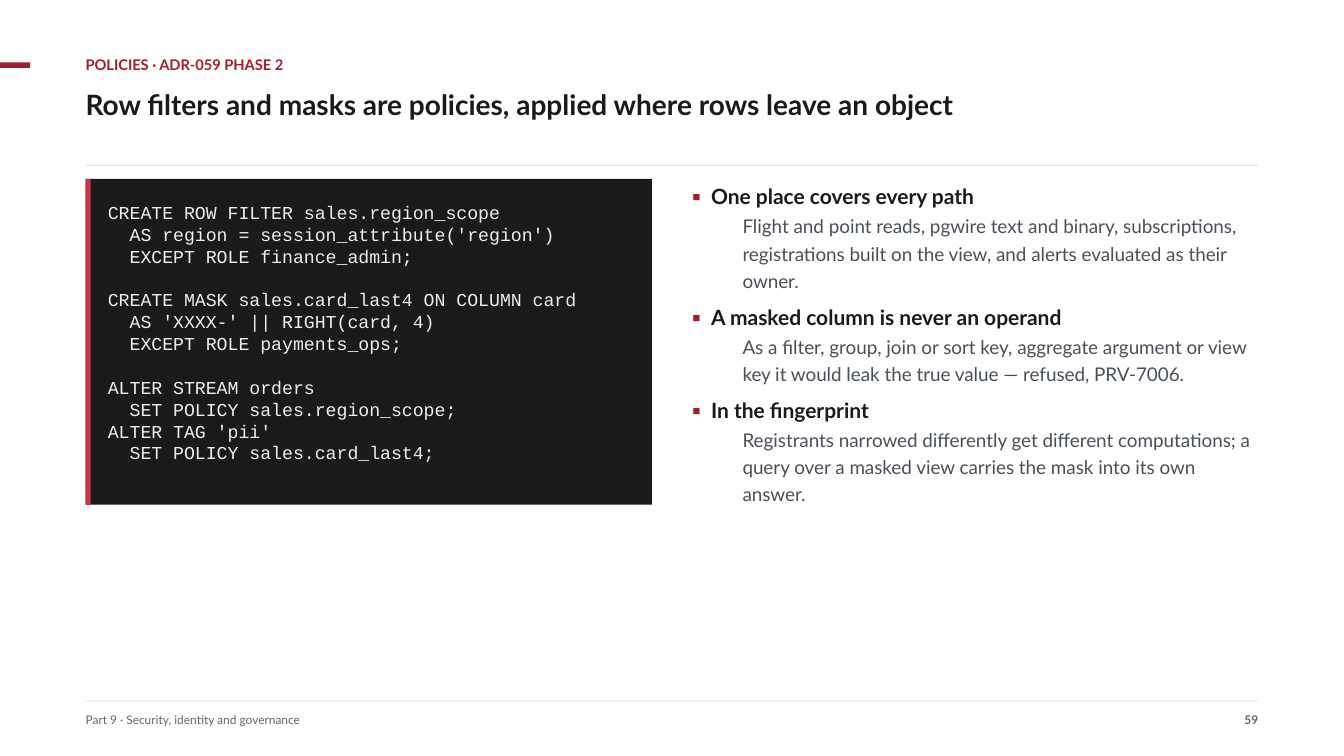
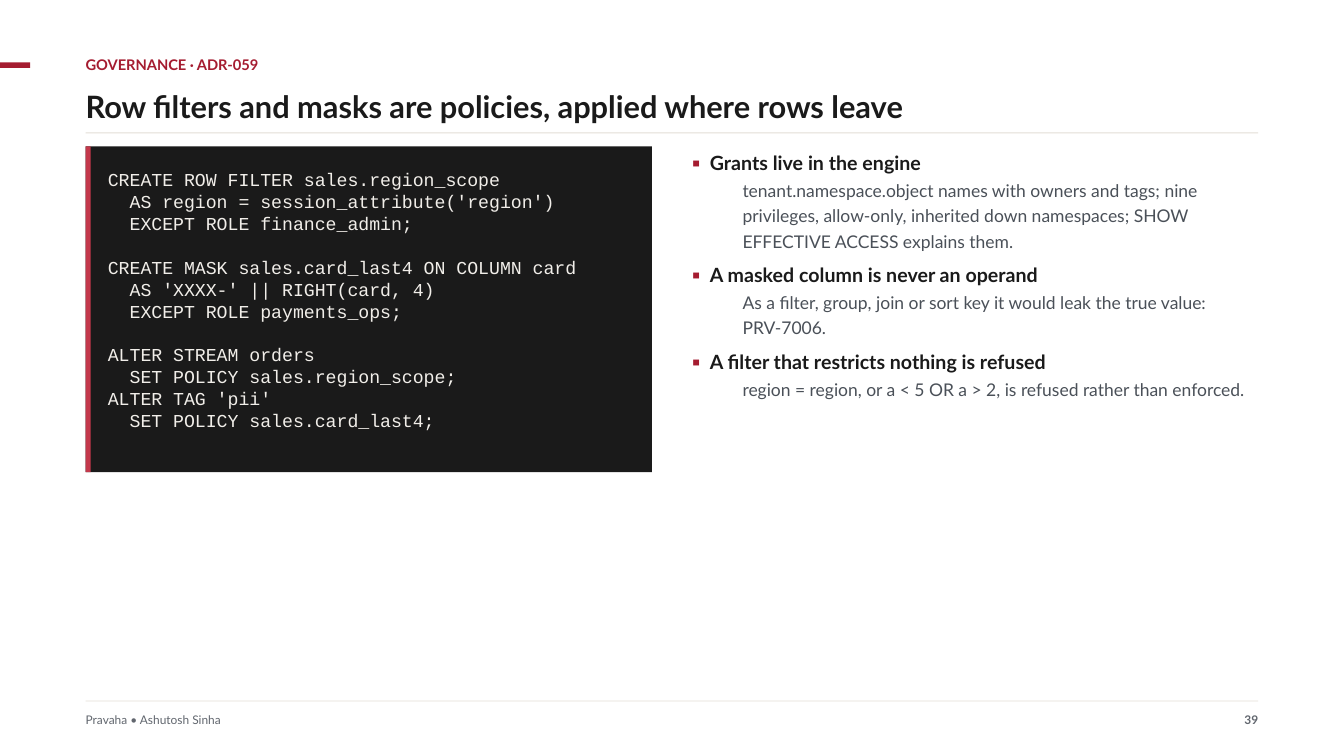
Before and after one commit to ajsinha/pravaha, a slide deck: slide 39 of docs/publications/Pravaha-Continuous-SQL-Engine-Design-and-Evidence.pptx (slide 59 before the commit). Drawn at 1344x756 pixels with LibreOffice and Linux fonts; fonts in the diff are those of the drawing. Boxes give left, top, right and bottom in pixels: in the first picture for what was removed or moved away, otherwise in the second. Text is boxed around its words. In the diff, an @@ line names an element or a change of style, - is before the commit and + after.

```diff
--- a/docs/publications/Pravaha-Continuous-SQL-Engine-Design-and-Evidence.pptx
+++ b/docs/publications/Pravaha-Continuous-SQL-Engine-Design-and-Evidence.pptx
@@ text at bbox=[86, 59, 259, 70]: text changed @@
-POLICIES · ADR-059 PHASE 2
+GOVERNANCE · ADR-059
@@ text at bbox=[86, 95, 902, 123]: text changed; size 20 to 22 pt @@
-Row filters and masks are policies, applied where rows leave an object
+Row filters and masks are policies, applied where rows leave
@@ 3 rectangles, 1 text: place and size @@
-3 rectangles, 1 text at bbox=[86, 165, 1258, 505]
+3 rectangles, 1 text at bbox=[86, 132, 1258, 472]
@@ text "▪ Grants live in the ...": place and size @@
-text "▪ Grants live in the ..." at bbox=[711, 188, 1250, 501]
+text "▪ Grants live in the ..." at bbox=[710, 155, 1244, 399]
@@ text at bbox=[710, 155, 1198, 251]: text changed; size 13.5 to 12.5 pt @@
-▪ One place covers every path
-  Flight and point reads, pgwire text and binary, subscriptions, registrations built on the view, and alerts evaluated as their owner.
+▪ Grants live in the engine
+  tenant.namespace.object names with owners and tags; nine privileges, allow-only, inherited down namespaces; SHOW EFFECTIVE ACCESS explains them.
@@ text at bbox=[710, 267, 1038, 286]: size 15 to 14 pt in "▪ A masked column is never an ..." @@
@@ text at bbox=[743, 296, 1244, 399]: text changed; size 13.5 to 12.5 pt @@
-  As a filter, group, join or sort key, aggregate argument or view key it would leak the true value — refused, PRV-7006.
-▪ In the fingerprint
-  Registrants narrowed differently get different computations; a query over a masked view carries the mask into its own answer.
+  As a filter, group, join or sort key it would leak the true value: PRV-7006.
+▪ A filter that restricts nothing is refused
+  region = region, or a < 5 OR a > 2, is refused rather than enforced.
@@ text at bbox=[86, 715, 220, 724]: text changed @@
-Part 9 · Security, identity and governance
+Pravaha • Ashutosh Sinha
```
Also in this commit, not shown: 17 other slides changed, 38 slides added, 81 slides removed, 11 other files.
